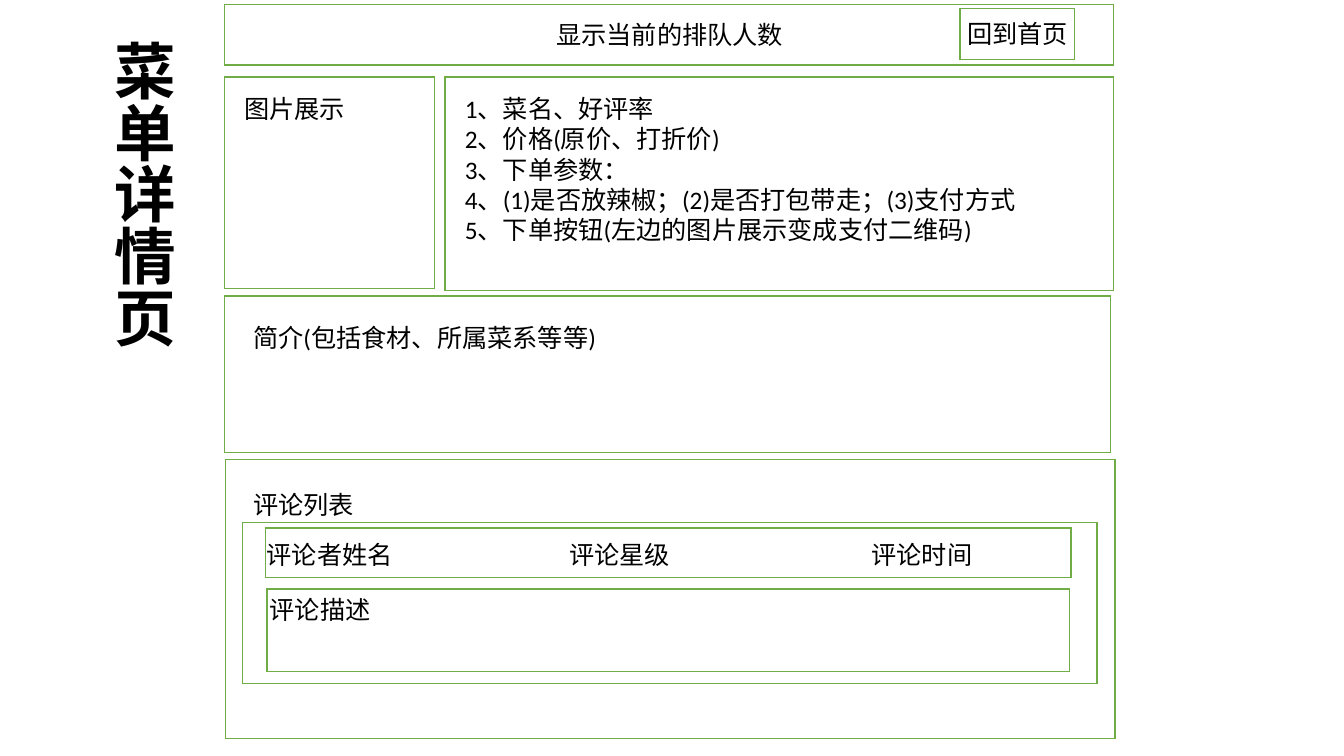
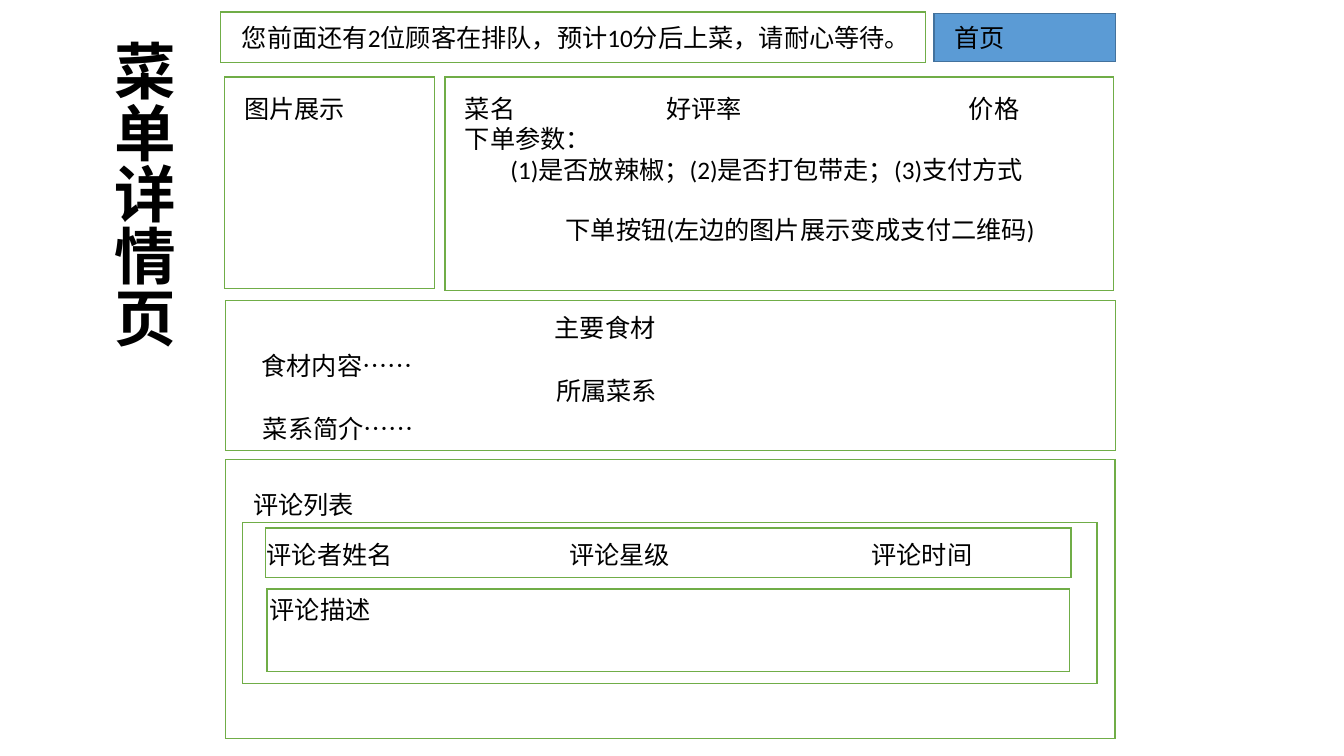
Before and after one commit to cai-chicken/OrderSystem, a slide deck: slide 2 of ordersystem/WebContent/analyseDocuments/前端界面设计.pptx. Drawn at 1344x756 pixels with LibreOffice and Linux fonts; fonts in the diff are those of the drawing. Boxes give left, top, right and bottom in pixels: in the first picture for what was removed or moved away, otherwise in the second. Text is boxed around its words. In the diff, an @@ line names an element or a change of style, - is before the commit and + after.

```diff
--- a/ordersystem/WebContent/analyseDocuments/前端界面设计.pptx
+++ b/ordersystem/WebContent/analyseDocuments/前端界面设计.pptx
@@ rectangle: place and size @@
-rectangle at (225, 4, 1114, 65)
+rectangle at (221, 12, 927, 63)
@@ text added at (242, 25, 910, 50), 18 pt, text #000000 @@
+您前面还有2位顾客在排队，预计10分后上菜，请耐心等待。
@@ text removed at (556, 22, 783, 46) @@
-显示当前的排队人数
@@ rectangle: place and size @@
-rectangle at (960, 9, 1075, 59)
+rectangle at (935, 13, 1116, 60)
@@ rectangle at (935, 13, 1116, 60): fill #FFFFFF to #5B9BD5; outline #70AD47 1 pt to #43739E 1 pt @@
@@ text at (954, 26, 1004, 49): text changed @@
-回到首页
+首页
@@ text at (465, 96, 1035, 243): text changed @@
-1、菜名、好评率
-2、价格(原价、打折价)
-3、下单参数：
-4、(1)是否放辣椒；(2)是否打包带走；(3)支付方式
-5、下单按钮(左边的图片展示变成支付二维码)
+菜名 好评率 价格
+下单参数：
+(1)是否放辣椒；(2)是否打包带走；(3)支付方式
+下单按钮(左边的图片展示变成支付二维码)
@@ rectangle: place and size @@
-rectangle at (225, 296, 1112, 453)
+rectangle at (226, 300, 1116, 451)
@@ text removed at (253, 325, 596, 351) @@
-简介(包括食材、所属菜系等等)
@@ text added at (555, 315, 656, 339), 18 pt, text #000000 @@
+主要食材
@@ text added at (262, 353, 413, 377), 18 pt, text #000000 @@
+食材内容……
@@ text added at (556, 378, 657, 402), 18 pt, text #000000 @@
+所属菜系
@@ text added at (263, 416, 414, 440), 18 pt, text #000000 @@
+菜系简介……
```
Also in this commit, not shown: 2 other slides changed, 1 slide added, 1 slide removed, 1 other file.
